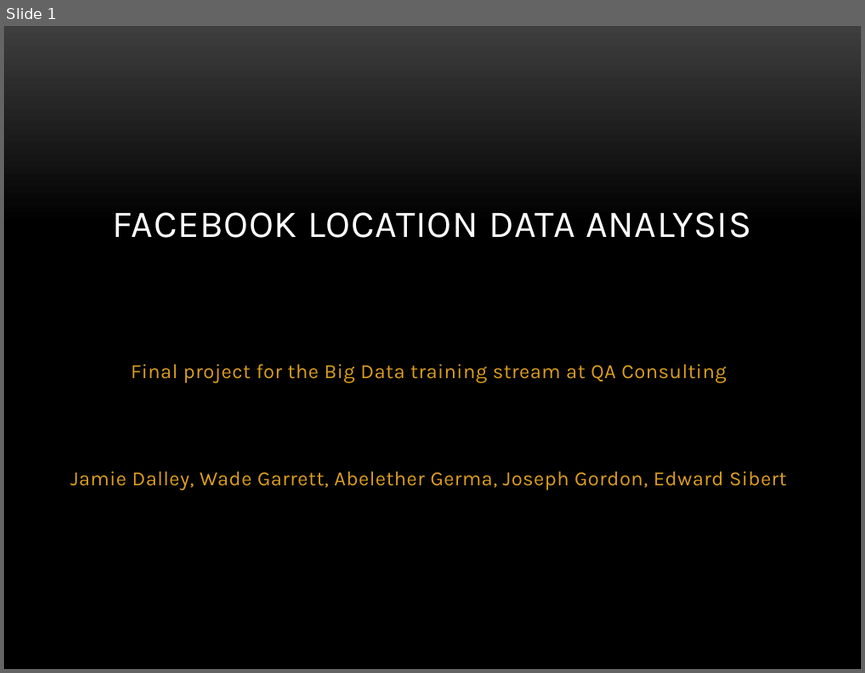
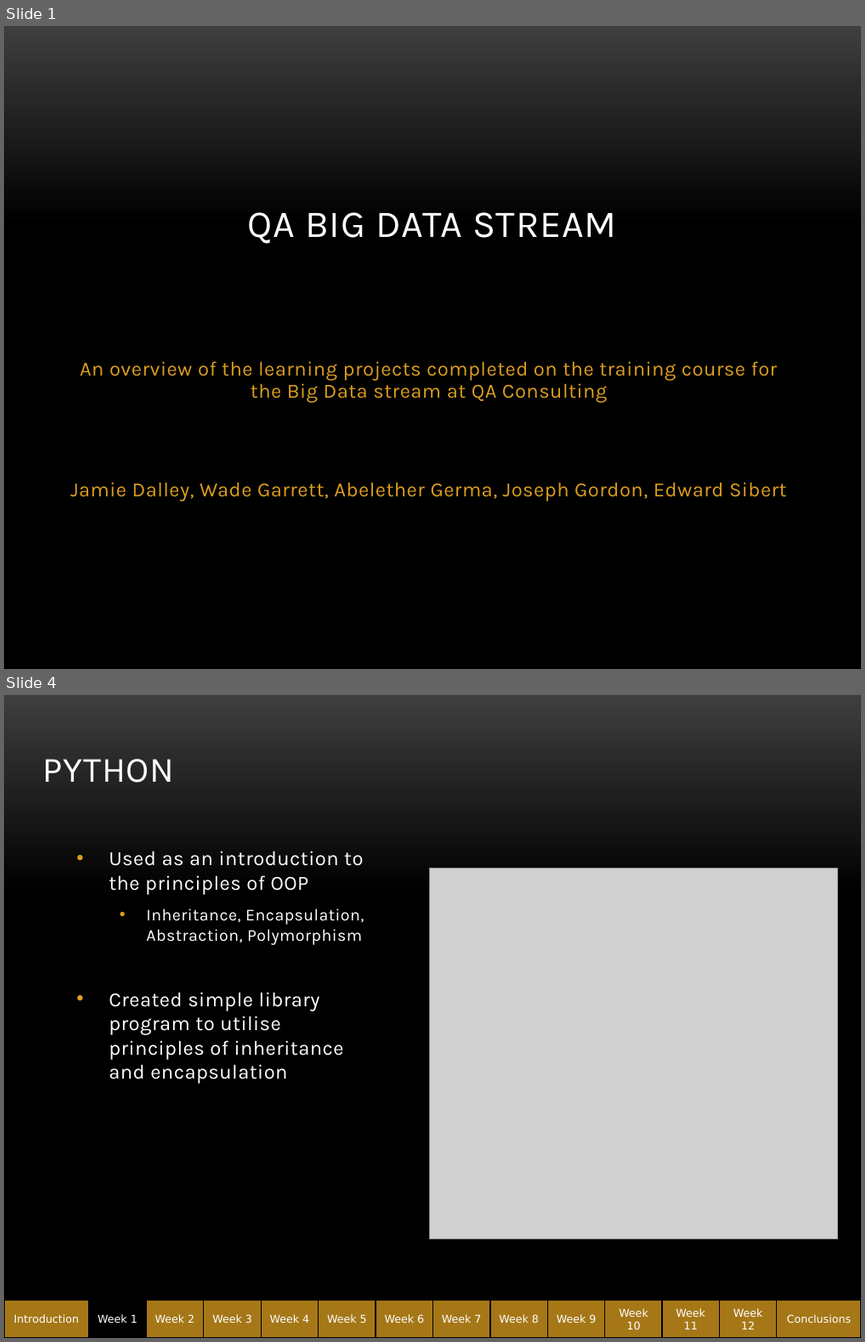
Before and after one commit to abe1ge/teletubbiesQAC, a slide deck: FinalPresentation.pptx. Shown one above the other, each under a label of ours: slide 1 before the commit, slides 1 and 4 after it; the slides between them are not shown. The pictures are 865x673 and 865x1342 pixels, drawn with LibreOffice and Linux fonts; fonts in the diff are those of the drawing; grey boxes stand for pictures; background and template pictures are left out. Boxes give left, top, right and bottom in pixels: in the first picture for what was removed or moved away, otherwise in the second. Text is boxed around its words. In the diff, an @@ line names an element or a change of style, - is before the commit and + after.

```diff
--- a/FinalPresentation.pptx
+++ b/FinalPresentation.pptx
@@ slide 4 added at <box>4,695,861,1338</box>, background picture (left out) @@
@@ title added at <box>43,759,175,783</box>, 30 pt, text #FFFFFF @@
+PYTHON
@@ text added at <box>109,851,364,1083</box>, 17 pt, text #FFFFFF @@
+• Used as an introduction to the principles of OOP
+  • Inheritance, Encapsulation, Abstraction, Polymorphism
+• Created simple library program to utilise principles of inheritance and encapsulation
@@ picture added at <box>430,868,838,1239</box> @@
@@ rectangle added at <box>4,1300,861,1338</box>, fill #A57617 @@
@@ group added at <box>4,1300,861,1338</box>: 14 rectangles @@
+Introduction
+Week 3
+Week 2
+Week 4
+Week 1
+Week 5
+Week 6
+Week 7
+Week 8
+Week 9
+Week 10
+Week 11
+Week 12
+Conclusions
@@ slide 1 changed as well @@
@@ title at <box>248,212,616,244</box>: text changed @@
-FACEBOOK LOCATION DATA ANALYSIS
+QA BIG DATA STREAM
@@ subtitle at <box>80,361,778,403</box>: text changed @@
-Final project for the Big Data training stream at QA Consulting
+An overview of the learning projects completed on the training course for the Big Data stream at QA Consulting
@@ subtitle at <box>70,482,787,501</box>: line spacing 1 to 0.9 @@
```
Also in this commit, not shown: 2 other slides changed, 17 other slides added.
